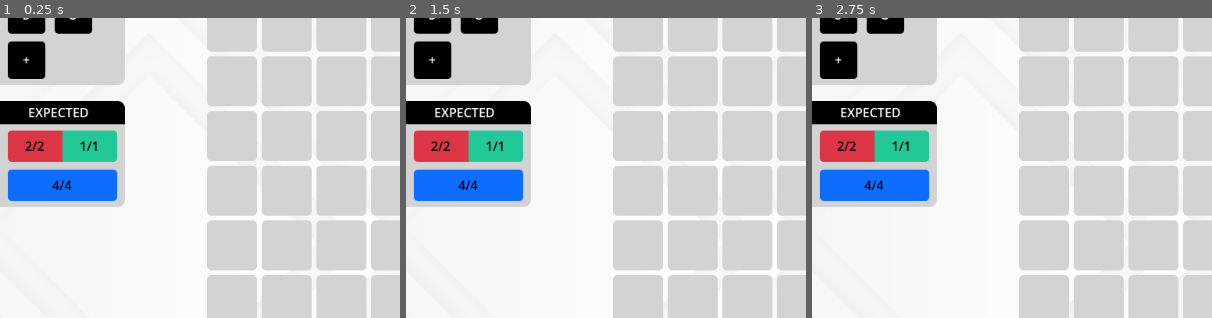
Above: before the commit, frames 1-3 (left to right).
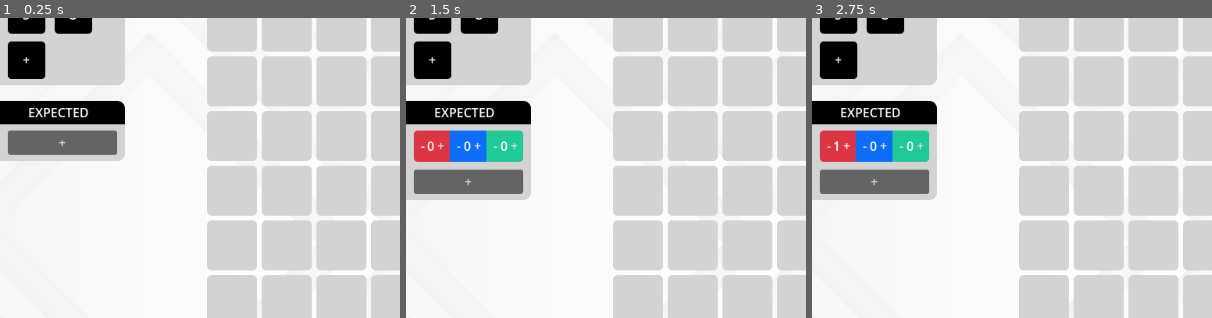
Above: after the commit, the same moments.

Repository: ricoapon/planet-cell
Game: Godot game, scene res://Scenes/screens/EditGridScreen.tscn
The game is run twice, just before and just after one commit, with the same random seed, the same clock (stepped at 60 frames per second) and the same inputs.
Inputs (mouse positions are % of the whole screen's width and height, from its top left):
- Up to frame 1 (0.25 s): no input
- Up to frame 2 (1.5 s): click (8, 65) at 0.5 s, where only the run after the commit has a clickable "+"; click (2, 65) at 1.25 s, where only the run after the commit has a clickable "-"
- Up to frame 3 (2.75 s): click (4, 65) at 2 s, where only the run after the commit has a clickable "+"
The pictures show only the part of the screen within x 0-50%, y 44-94%; the shares and areas given below are measured in that part.

The runs differ from the first frame. In frame 1, 7.6% of the frame differs, in the area x 0-32%, y 37-63%; in frame 2, 4.8%; in frame 3, 4.8%.

Commit message:
Allow editing expected output

Diff:
--- /dev/null
+++ b/Scenes/components/output/EditOrderedOutputView.gd
@@ -0,0 +1,20 @@
+class_name EditOrderedOutputView
+extends OrderedOutputView
+
+@onready var EditSingleOutputViewScene = preload("res://scenes/components/output/EditSingleOutputView.tscn")
+
+func init(_actual_ordered_output: OrderedOutput, _expected_ordered_output: OrderedOutput):
+	SingleOutputViewScene = EditSingleOutputViewScene
+	super.init(null, _expected_ordered_output)
+	move_button_down()
+
+func move_button_down():
+	move_child($AddRow, get_child_count() - 1)
+
+
+func _on_add_row_pressed() -> void:
+	var new_output = SingleOutput.new()
+	expected_ordered_output.next_row()
+	expected_ordered_output.add_output_to_current_row(new_output)
+	add_child_output(null, new_output)
+	move_button_down()
--- /dev/null
+++ b/Scenes/components/output/EditOrderedOutputView.tscn
@@ -0,0 +1,16 @@
+[gd_scene load_steps=2 format=3 uid="uid://cwen6m7xxikxj"]
+
+[ext_resource type="Script" uid="uid://b6knoyd2ouv2x" path="res://scenes/components/output/EditOrderedOutputView.gd" id="1_unm2l"]
+
+[node name="EditOrderedOutputView" type="VBoxContainer"]
+offset_right = 100.0
+size_flags_horizontal = 3
+size_flags_vertical = 3
+theme_override_constants/separation = 10
+script = ExtResource("1_unm2l")
+
+[node name="AddRow" type="Button" parent="."]
+layout_mode = 2
+text = "+"
+
+[connection signal="pressed" from="AddRow" to="." method="_on_add_row_pressed"]
--- /dev/null
+++ b/Scenes/components/output/EditSingleColorView.gd
@@ -0,0 +1,40 @@
+class_name EditSingleColorView
+extends SingleColorView
+
+var output_color: SingleOutput.OutputColor
+
+var times_expected: int
+
+func init(_output_color: SingleOutput.OutputColor, times_actual: int, _times_expected: int):
+	output_color = _output_color
+	times_expected = _times_expected
+	super.init(output_color, times_actual, times_expected)
+	style_button($HBoxContainer/Minus)
+	style_button($HBoxContainer/Plus)
+
+func _set_text(_times_actual: int, _times_expected: int):
+	$HBoxContainer/Expected.text = str(_times_expected)
+
+func style_button(btn: Button):
+	var style: StyleBoxFlat = StyleBoxFlat.new()
+	style.bg_color = Color(0, 0, 0, 0)  # transparent
+	btn.add_theme_stylebox_override("normal", style)
+	btn.add_theme_stylebox_override("focus", style)
+	btn.add_theme_stylebox_override("hover", style)
+	btn.add_theme_stylebox_override("pressed", style)
+
+signal change_times(output_color: SingleOutput.OutputColor, delta: int)
+
+func _on_plus_pressed() -> void:
+	_emit_change_times(1)
+
+func _on_minus_pressed() -> void:
+	_emit_change_times(-1)
+
+func _emit_change_times(delta: int):
+	if times_expected + delta < 0:
+		return
+
+	times_expected += delta
+	change_times.emit(output_color, delta)
+	_set_text(0, times_expected)
--- /dev/null
+++ b/Scenes/components/output/EditSingleColorView.tscn
@@ -0,0 +1,37 @@
+[gd_scene load_steps=2 format=3 uid="uid://cav74k6x5v65b"]
+
+[ext_resource type="Script" uid="uid://nnbuue3un25m" path="res://scenes/components/output/EditSingleColorView.gd" id="1_fyygl"]
+
+[node name="EditSingleColorView" type="Panel"]
+offset_right = 41.0
+offset_bottom = 40.0
+script = ExtResource("1_fyygl")
+
+[node name="HBoxContainer" type="HBoxContainer" parent="."]
+layout_mode = 1
+anchors_preset = 15
+anchor_right = 1.0
+anchor_bottom = 1.0
+grow_horizontal = 2
+grow_vertical = 2
+theme_override_constants/separation = 0
+
+[node name="Minus" type="Button" parent="HBoxContainer"]
+layout_mode = 2
+size_flags_horizontal = 10
+size_flags_vertical = 4
+text = "-"
+
+[node name="Expected" type="Label" parent="HBoxContainer"]
+layout_mode = 2
+size_flags_horizontal = 6
+text = "2"
+
+[node name="Plus" type="Button" parent="HBoxContainer"]
+layout_mode = 2
+size_flags_horizontal = 2
+size_flags_vertical = 4
+text = "+"
+
+[connection signal="pressed" from="HBoxContainer/Minus" to="." method="_on_minus_pressed"]
+[connection signal="pressed" from="HBoxContainer/Plus" to="." method="_on_plus_pressed"]
--- /dev/null
+++ b/Scenes/components/output/EditSingleOutputView.gd
@@ -0,0 +1,17 @@
+class_name EditSingleOutputView
+extends SingleOutputView
+
+@onready var EditSingleColorViewScene = preload("res://scenes/components/output/EditSingleColorView.tscn")
+
+func init(_actual_output: SingleOutput, _expected_output: SingleOutput):
+	SingleColorViewScene = EditSingleColorViewScene
+	super.init(null, _expected_output)
+
+	for edit_single_color_view: EditSingleColorView in get_children():
+		edit_single_color_view.connect("change_times", _on_change_times)
+
+func _should_show_color(_color) -> bool:
+	return true
+
+func _on_change_times(output_color: SingleOutput.OutputColor, delta: int):
+	expected_output.add_color(output_color, delta)
--- /dev/null
+++ b/Scenes/components/output/EditSingleOutputView.tscn
@@ -0,0 +1,10 @@
+[gd_scene load_steps=2 format=3 uid="uid://5gac51u16pu6"]
+
+[ext_resource type="Script" uid="uid://7hgufbx72d3g" path="res://scenes/components/output/EditSingleOutputView.gd" id="1_xfkhi"]
+
+[node name="EditSingleOutputView" type="HBoxContainer"]
+offset_right = 140.0
+size_flags_horizontal = 3
+size_flags_vertical = 3
+theme_override_constants/separation = 0
+script = ExtResource("1_xfkhi")
--- a/Scenes/components/output/OrderedOutputView.gd
+++ b/Scenes/components/output/OrderedOutputView.gd
@@ -15,7 +15,13 @@
 		actual_ordered_output = OrderedOutput.new()
 
 	for i in expected_ordered_output.outputs().size():
-		var output_view: SingleOutputView = SingleOutputViewScene.instantiate()
-		add_child(output_view)
-		output_view.init(actual_ordered_output.outputs()[i], expected_ordered_output.outputs()[i])
-		output_view.size = Vector2(100, 40)
+		var actual_output = null
+		if actual_ordered_output.outputs().size() > i:
+			actual_output = actual_ordered_output.outputs()[i]
+		add_child_output(actual_output, expected_ordered_output.outputs()[i])
+
+func add_child_output(actual_output: SingleOutput, expected_output: SingleOutput):
+	var output_view: SingleOutputView = SingleOutputViewScene.instantiate()
+	add_child(output_view)
+	output_view.init(actual_output, expected_output)
+	output_view.size = Vector2(100, 40)
--- a/Scenes/components/output/SingleColorView.gd
+++ b/Scenes/components/output/SingleColorView.gd
@@ -16,6 +16,11 @@
 	add_theme_stylebox_override("panel", style)
 	size_flags_horizontal = Control.SIZE_EXPAND_FILL
 	size_flags_vertical = Control.SIZE_FILL
+	if times_actual == null:
+		times_actual = 0
+	_set_text(times_actual, times_expected)
+
+func _set_text(times_actual: int, times_expected: int):
 	$Label.text = str(times_actual) + "/" + str(times_expected)
 
 func use_rounded_corners_left():
--- a/Scenes/components/output/SingleOutputView.gd
+++ b/Scenes/components/output/SingleOutputView.gd
@@ -1,5 +1,5 @@
 class_name SingleOutputView
-extends Control
+extends HBoxContainer
 
 @onready var SingleColorViewScene = preload("res://scenes/components/output/SingleColorView.tscn")
 
@@ -16,7 +16,7 @@
 
 	custom_minimum_size = Vector2(100, 40)
 	for color in SingleOutput.OutputColor.values():
-		if expected_output.times_color_is_present(color) > 0:
+		if _should_show_color(color):
 				var view: SingleColorView = SingleColorViewScene.instantiate()
 				add_child(view)
 				view.init(color, actual_output.times_color_is_present(color), expected_output.times_color_is_present(color))
@@ -24,3 +24,6 @@
 	if not get_children().is_empty():
 		(get_child(0) as SingleColorView).use_rounded_corners_left()
 		(get_child(-1) as SingleColorView).use_rounded_corners_right()
+
+func _should_show_color(color) -> bool:
+	return expected_output.times_color_is_present(color) > 0
--- a/Scenes/screens/EditGridScreen.gd
+++ b/Scenes/screens/EditGridScreen.gd
@@ -1,15 +1,7 @@
+class_name EditGridScreen
 extends Control
 
 func _ready():
-	var row1 = SingleOutput.new()
-	row1.add_color(SingleOutput.OutputColor.GREEN, 1)
-	row1.add_color(SingleOutput.OutputColor.RED, 2)
-	var row2 = SingleOutput.new()
-	row2.add_color(SingleOutput.OutputColor.BLUE, 4)
 	var ordered_output = OrderedOutput.new()
-	ordered_output.next_row()
-	ordered_output.add_output_to_current_row(row1)
-	ordered_output.next_row()
-	ordered_output.add_output_to_current_row(row2)
-	var ordered_output_view = $VBoxContainer/ExpectedSidePanel/VBoxContainer/MarginContainer/VBoxContainer/OrderedOutputView
-	ordered_output_view.init(ordered_output, ordered_output)
+	var edit_ordered_output_view = $VBoxContainer/ExpectedSidePanel/VBoxContainer/MarginContainer/VBoxContainer/EditOrderedOutputView
+	edit_ordered_output_view.init(null, ordered_output)
--- a/Scenes/screens/EditGridScreen.tscn
+++ b/Scenes/screens/EditGridScreen.tscn
@@ -6,7 +6,7 @@
 [ext_resource type="PackedScene" uid="uid://8nqls1sw4xn" path="res://scenes/components/menu/ButtonWithIcon.tscn" id="3_7god6"]
 [ext_resource type="PackedScene" uid="uid://qppng80r2fw1" path="res://scenes/components/blocks/DraggableBlock.tscn" id="4_gaef8"]
 [ext_resource type="PackedScene" uid="uid://cj5037ryd1xpn" path="res://scenes/components/grids/GridView.tscn" id="5_npwm7"]
-[ext_resource type="PackedScene" uid="uid://b7ack6a2rvejj" path="res://scenes/components/output/OrderedOutputView.tscn" id="6_jvhwy"]
+[ext_resource type="PackedScene" uid="uid://cwen6m7xxikxj" path="res://scenes/components/output/EditOrderedOutputView.tscn" id="6_s8851"]
 
 [node name="EditGridScreen" type="Control"]
 layout_mode = 3
@@ -77,7 +77,7 @@
 [node name="Label" parent="VBoxContainer/ExpectedSidePanel/VBoxContainer/Panel" index="0"]
 text = "EXPECTED"
 
-[node name="OrderedOutputView" parent="VBoxContainer/ExpectedSidePanel/VBoxContainer/MarginContainer/VBoxContainer" index="0" instance=ExtResource("6_jvhwy")]
+[node name="EditOrderedOutputView" parent="VBoxContainer/ExpectedSidePanel/VBoxContainer/MarginContainer/VBoxContainer" index="0" instance=ExtResource("6_s8851")]
 layout_mode = 2
 
 [node name="GridView" parent="." instance=ExtResource("5_npwm7")]
Not shown, added: Scenes/components/output/EditOrderedOutputView.gd.uid
Not shown, added: Scenes/components/output/EditSingleColorView.gd.uid
Not shown, added: Scenes/components/output/EditSingleOutputView.gd.uid
